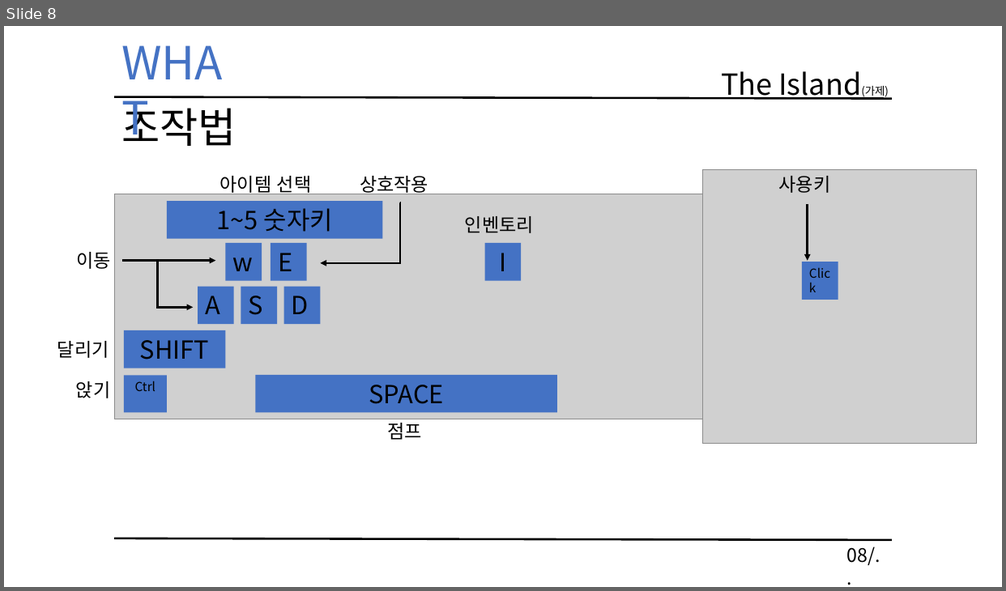
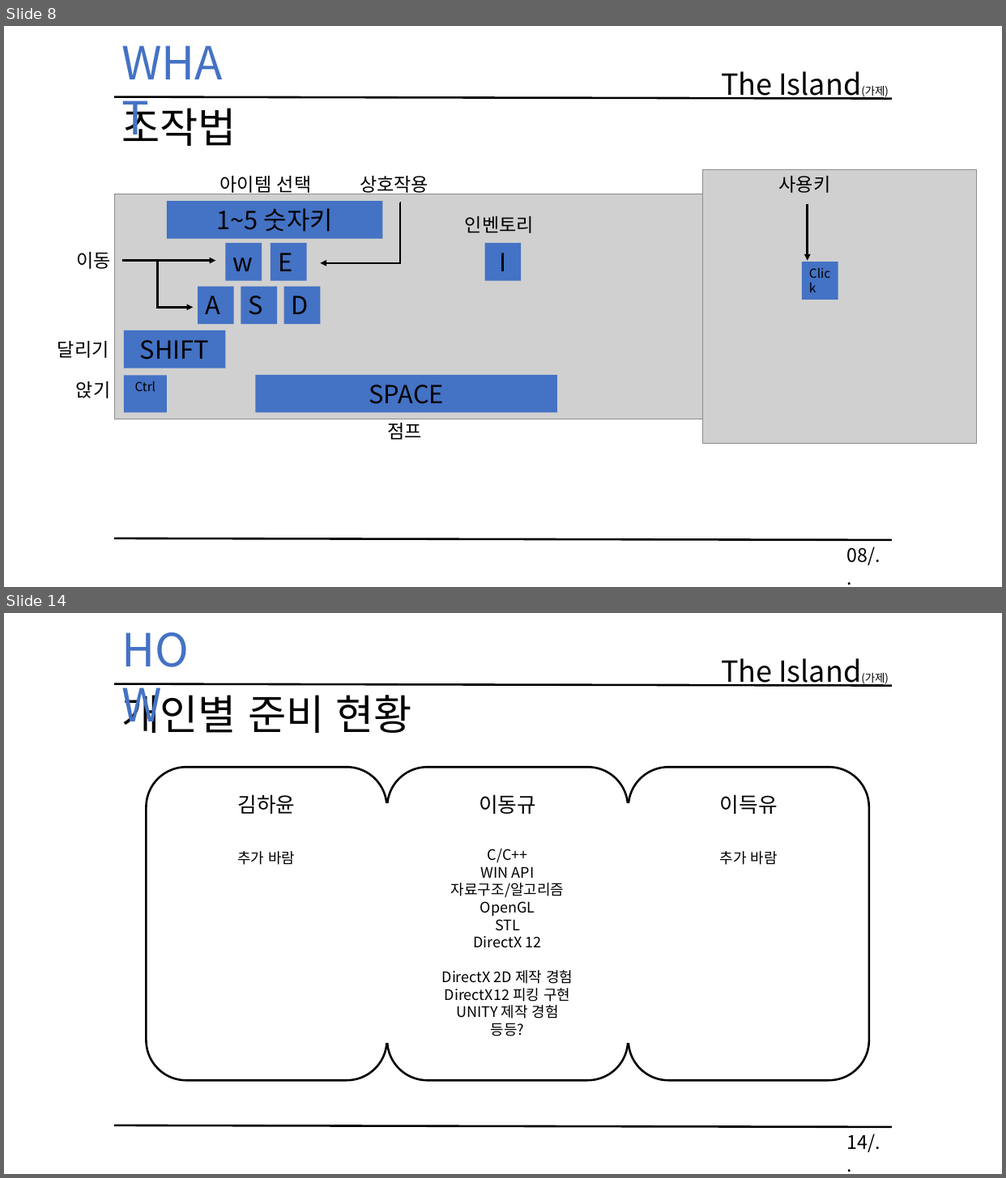
Before and after one commit to KimHaYoon/SickPerson, a slide deck: 문서/졸업작품 게임 기획서 초안.pptx. Shown one above the other, each under a label of ours: slide 8 before the commit, slides 8 and 14 after it; the slides between them are not shown. The pictures are 1006x591 and 1006x1178 pixels, drawn with LibreOffice and Linux fonts; fonts in the diff are those of the drawing; grey boxes stand for pictures. Boxes give left, top, right and bottom in pixels: in the first picture for what was removed or moved away, otherwise in the second. Text is boxed around its words. In the diff, an @@ line names an element or a change of style, - is before the commit and + after.

```diff
--- a/문서/졸업작품 게임 기획서 초안.pptx
+++ b/문서/졸업작품 게임 기획서 초안.pptx
@@ slide 14 added at [4,613,1002,1174], background #FFFFFF @@
@@ text added at [114,618,227,680], 44 pt, text #4472C4 @@
+HOW
@@ text added at [721,658,889,687], 28 pt, text #000000 @@
+The Island(가제)
@@ line added from (114, 684) to (892, 686), #000000 2 pt @@
@@ text added at [121,688,412,733], 40 pt, text #000000 @@
+개인별 준비 현황
@@ rounded rectangle added at [147,767,387,1081], outline #000000 2 pt @@
@@ rounded rectangle added at [387,767,629,1081], outline #000000 2 pt @@
@@ rounded rectangle added at [629,767,869,1081], outline #000000 2 pt @@
@@ text added at [238,794,296,814], 20 pt, text #000000 @@
+김하윤
@@ rectangle added at [362,804,407,1043], fill #FFFFFF, outline #FFFFFF 1 pt @@
@@ text added at [479,794,536,814], 20 pt, text #000000 @@
+이동규
@@ rectangle added at [603,804,649,1043], fill #FFFFFF, outline #FFFFFF 1 pt @@
@@ text added at [720,794,778,814], 20 pt, text #000000 @@
+이득유
@@ text added at [237,851,295,865], 14 pt, text #000000 @@
+추가 바람
@@ text added at [442,848,573,1037], 14 pt, text #000000 @@
+C/C++
+WIN API
+자료구조/알고리즘
+OpenGL
+STL
+DirectX 12
+DirectX 2D 제작 경험
+DirectX12 피킹 구현
+UNITY 제작 경험
+등등?
@@ text added at [720,851,778,865], 14 pt, text #000000 @@
+추가 바람
@@ line added from (114, 1126) to (892, 1127), #000000 2 pt @@
@@ text added at [847,1134,880,1152], 18 pt, text #000000 @@
+14/..
```
Also in this commit, not shown: 9 slides changed, 4 other slides added.
